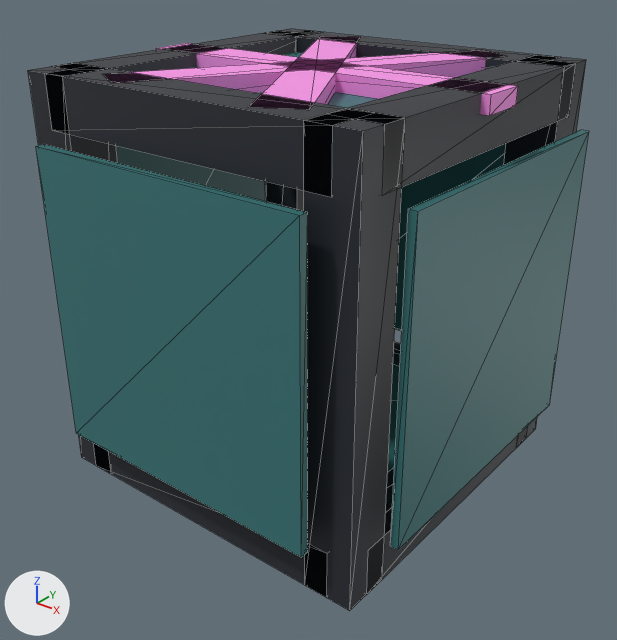
The glTF model game/assets/models/tripmine_box.glb as it was, and as the next commit left it.
Both versions are drawn from a camera (50 mm lens) standing at (0.604, -0.769, 0.659) and looking at (0.009, -0.025, 0.198). Every picture has the same lights, and +X, +Y and +Z are marked at lower left. The picture after the commit comes second. Mesh edges are drawn as thin lines. Vertices at exactly the same position are counted once.

Names of what the first picture shows: 'tripmine_box'.
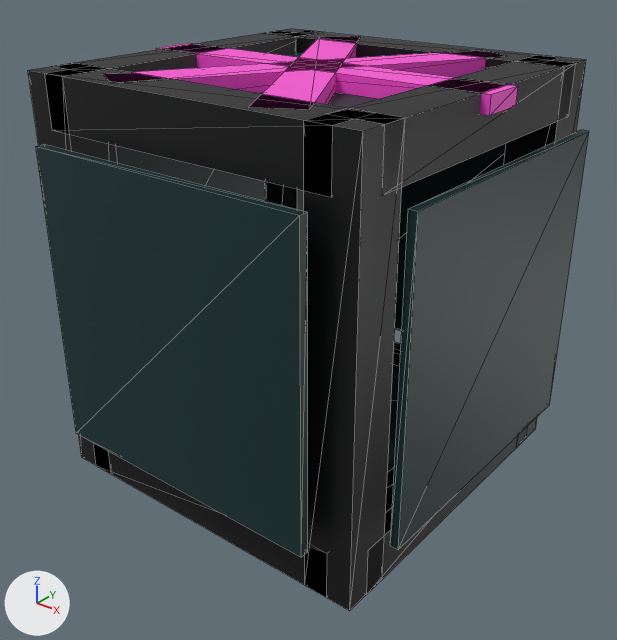
Edits to the bpy script that builds the scene:
```text
Change me_tripmine_box:
    where me_tripmine_box.from_pydata(...)  # 168 vertices, 252 faces; spans x -0.25..0.25, y -0.25..0.25, z 0.0..0.5
    used by ob_tripmine_box; location = (0.0, 0.0, 0.0)
    me_tripmine_box part 1: 144 faces centred in x -0.22..0.22, y -0.22..0.22, z 0.0..0.5 are repainted in the vertex colours; the middle colour goes from dark grey #262a32 to black #050608
    me_tripmine_box part 2: 72 faces centred in x -0.25..0.25, y -0.25..0.25, z 0.02..0.48 are repainted in the vertex colours; the middle colour goes from dark cyan #387678 to dark cyan #0a2e30
    me_tripmine_box part 3: 36 faces centred in x -0.23..0.23, y -0.204..0.204, z 0.48..0.5 are repainted in the vertex colours; the middle colour goes from pink #ff97ed to pink #ff4fd8
```

What differs and where, as boxes (x1, y1, x2, y2) in the pictures (617 x 640 px):
part 1 of me_tripmine_box, recoloured (dark grey to black)
    both: (28, 32, 581, 611)
part 2 of me_tripmine_box, recoloured (darker)
    both: (36, 52, 589, 557)
part 3 of me_tripmine_box, recoloured
    both: (104, 36, 518, 116)
